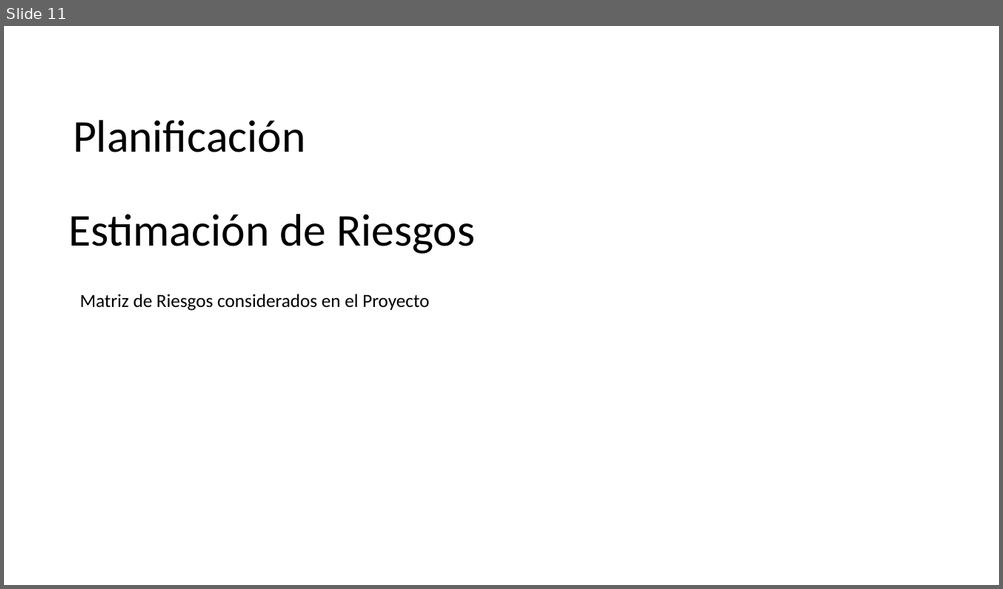
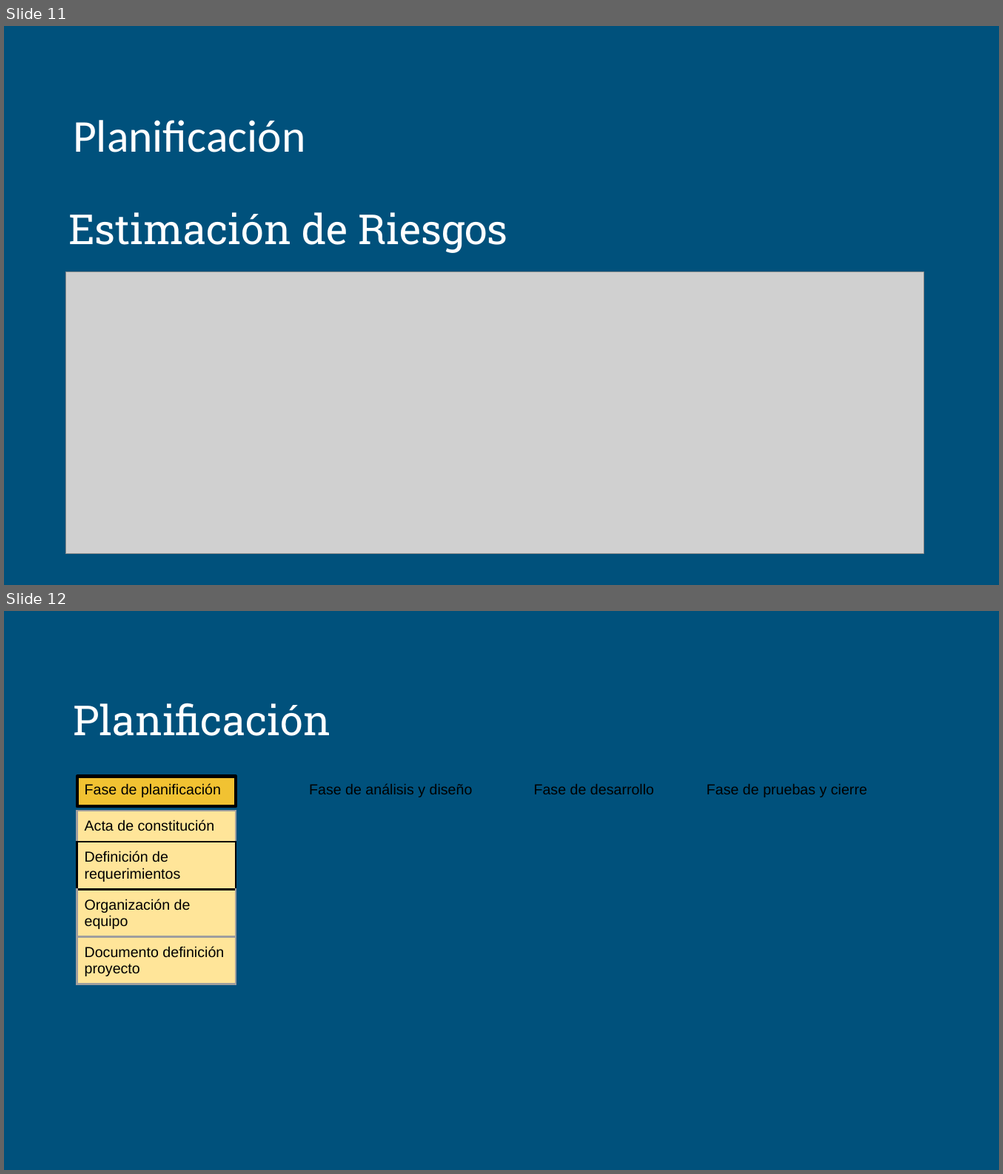
Before and after one commit to RashRiper/Proyecto-WEBNOVA, a slide deck: Fase_1.0/IT1-Estructura Presentación-Portafolio de Título Ing.Informática.pptx. Shown one above the other, each under a label of ours: slide 11 before the commit, slides 11 and 12 after it. The pictures are 1003x589 and 1003x1174 pixels, drawn with LibreOffice and Linux fonts; fonts in the diff are those of the drawing; grey boxes stand for pictures; background and template pictures are left out. Boxes give left, top, right and bottom in pixels: in the first picture for what was removed or moved away, otherwise in the second. Text is boxed around its words. In the diff, an @@ line names an element or a change of style, - is before the commit and + after.

```diff
--- a/Fase_1.0/IT1-Estructura Presentación-Portafolio de Título Ing.Informática.pptx
+++ b/Fase_1.0/IT1-Estructura Presentación-Portafolio de Título Ing.Informática.pptx
@@ slide 12 added at bbox=[4, 611, 999, 1170], background #00517C @@
@@ title added at bbox=[73, 703, 330, 736], 40 pt, text #FFFFFF @@
+Planificación
@@ rectangle added at bbox=[77, 777, 236, 806], fill #F1C232, outline #000000 3 pt, 14 pt, text #000000 @@
+Fase de planificación
@@ text added at bbox=[309, 783, 472, 797], 14 pt, text #000000 @@
+Fase de análisis y diseño
@@ text added at bbox=[534, 784, 654, 795], 14 pt, text #000000 @@
+Fase de desarrollo
@@ text added at bbox=[706, 784, 867, 797], 14 pt, text #000000 @@
+Fase de pruebas y cierre
@@ table added at bbox=[77, 811, 236, 1056], 4 rows, 1 columns @@
+Acta de constitución
+Definición de requerimientos
+Organización de equipo
+Documento definición proyecto
@@ slide 11 changed as well @@
@@ background picture (left out) to #00517C @@
@@ text "Planificación" at bbox=[73, 120, 305, 153]: text colour #000000 to #FFFFFF @@
@@ title "Estimación de Riesgos" at bbox=[68, 212, 508, 253]: size 44 to 40 pt, font Calibri to Roboto Slab, text colour #000000 to #FFFFFF @@
@@ picture added at bbox=[65, 272, 923, 554] @@
@@ text removed at bbox=[80, 294, 429, 311] @@
-Matriz de Riesgos considerados en el Proyecto
```
Also in this commit, not shown: 11 other slides changed, 1 slide removed, 7 other files.
